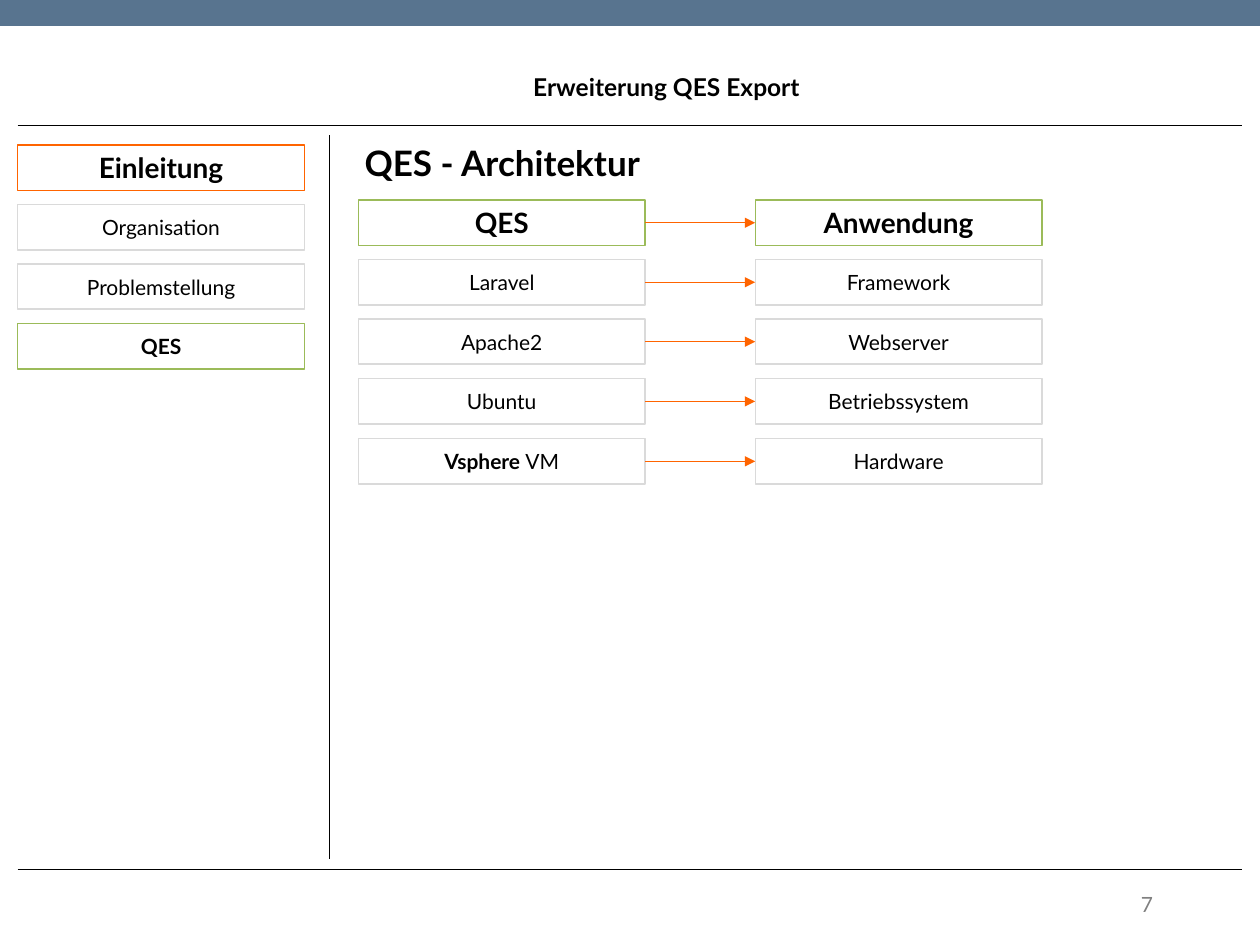
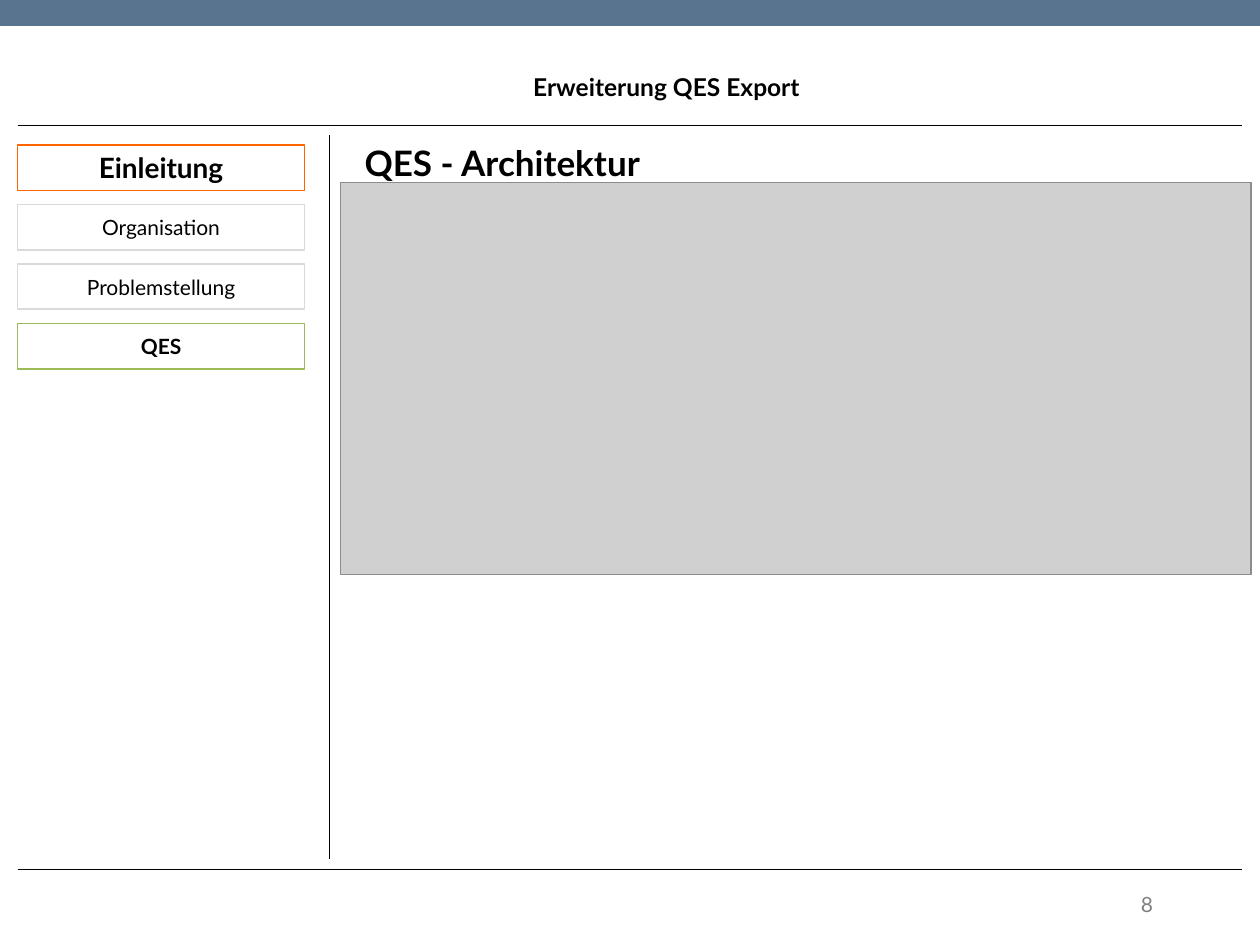
Before and after one commit to TwoHorus/dbExelExportLaravel, a slide deck: slide 8 of DOC/Fachgespraech.pptx (slide 7 before the commit). Drawn at 1260x945 pixels with LibreOffice and Linux fonts; fonts in the diff are those of the drawing; grey boxes stand for pictures; background and template pictures are left out. Boxes give left, top, right and bottom in pixels: in the first picture for what was removed or moved away, otherwise in the second. Text is boxed around its words. In the diff, an @@ line names an element or a change of style, - is before the commit and + after.

```diff
--- a/DOC/Fachgespraech.pptx
+++ b/DOC/Fachgespraech.pptx
@@ picture added at box(340, 183, 1251, 575) @@
@@ rectangle removed at box(358, 200, 645, 246) @@
-QES
@@ rectangle removed at box(755, 200, 1042, 246) @@
-Anwendung
@@ arrow removed from (645, 223) to (755, 223) @@
@@ rectangle removed at box(358, 260, 645, 305) @@
-Laravel
@@ rectangle removed at box(755, 260, 1042, 305) @@
-Framework
@@ arrow removed from (645, 282) to (755, 282) @@
@@ rectangle removed at box(358, 319, 645, 364) @@
-Apache2
@@ rectangle removed at box(755, 319, 1042, 364) @@
-Webserver
@@ arrow removed from (645, 341) to (755, 341) @@
@@ rectangle removed at box(358, 379, 645, 425) @@
-Ubuntu
@@ rectangle removed at box(755, 379, 1042, 425) @@
-Betriebssystem
@@ arrow removed from (645, 402) to (755, 402) @@
@@ rectangle removed at box(358, 438, 645, 484) @@
-Vsphere VM
@@ rectangle removed at box(755, 438, 1042, 484) @@
-Hardware
@@ arrow removed from (645, 461) to (755, 461) @@
@@ page number at box(1141, 897, 1153, 912): text changed @@
-7
+8
```
Also in this commit, not shown: 7 other slides changed, 1 slide added, 1 slide removed.
